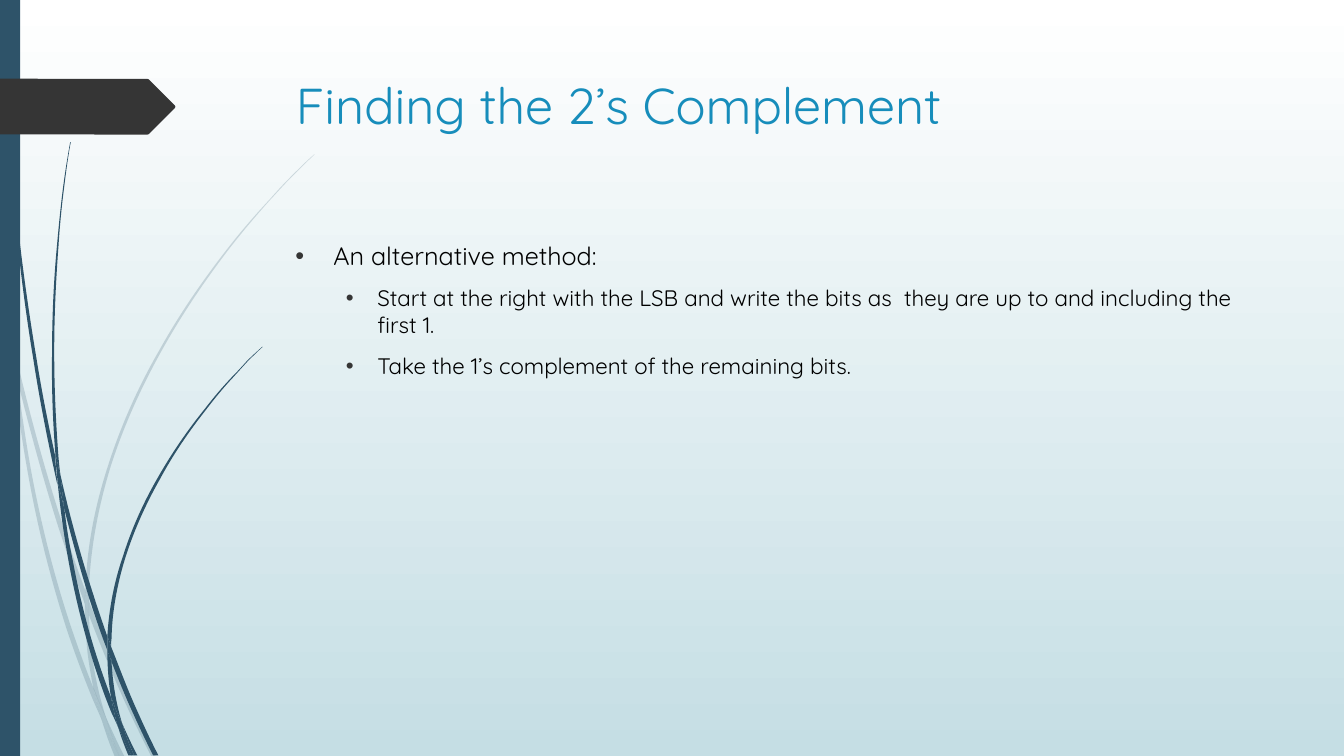
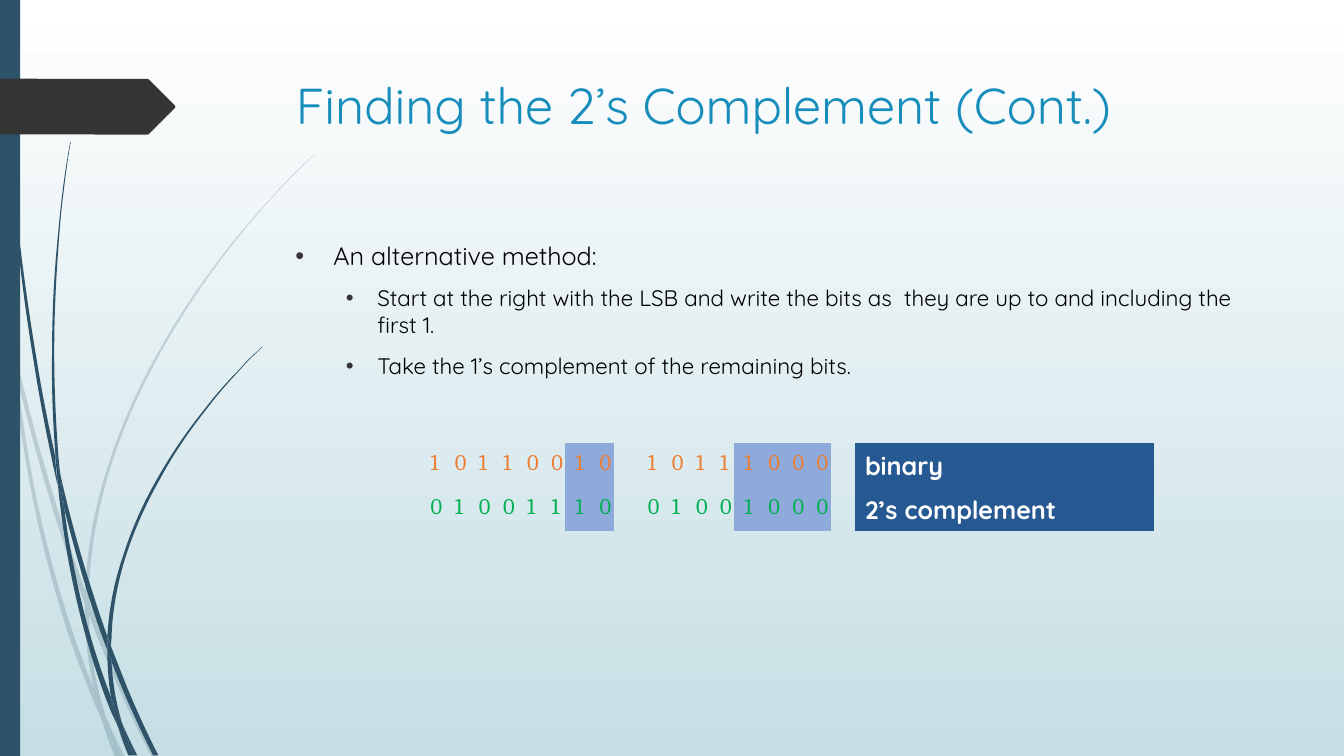
Before and after one commit to SatyakiDas/ulab_course_materials, a slide deck: slide 6 of SPRING 20/CSE 101/Course Materials/number_systems_and_ops_3.pptx. Drawn at 1344x756 pixels with LibreOffice and Linux fonts; fonts in the diff are those of the drawing. Boxes give left, top, right and bottom in pixels: in the first picture for what was removed or moved away, otherwise in the second. Text is boxed around its words. In the diff, an @@ line names an element or a change of style, - is before the commit and + after.

```diff
--- a/SPRING 20/CSE 101/Course Materials/number_systems_and_ops_3.pptx
+++ b/SPRING 20/CSE 101/Course Materials/number_systems_and_ops_3.pptx
@@ title at (296,86,1111,134): text changed @@
-Finding the 2’s Complement
+Finding the 2’s Complement (Cont.)
@@ table added at (420,444,1137,528), 2 rows, 19 columns @@
+1 | 0 | 1 | 1 | 0 | 0 | 1 | 0 |  | 1 | 0 | 1 | 1 | 1 | 0 | 0 | 0 |  | binary
+0 | 1 | 0 | 0 | 1 | 1 | 1 | 0 |  | 0 | 1 | 0 | 0 | 1 | 0 | 0 | 0 |  | 2’s complement
```
Also in this commit, not shown: 6 other slides changed, 2 slides added, 11 slides removed, 3 other files.
